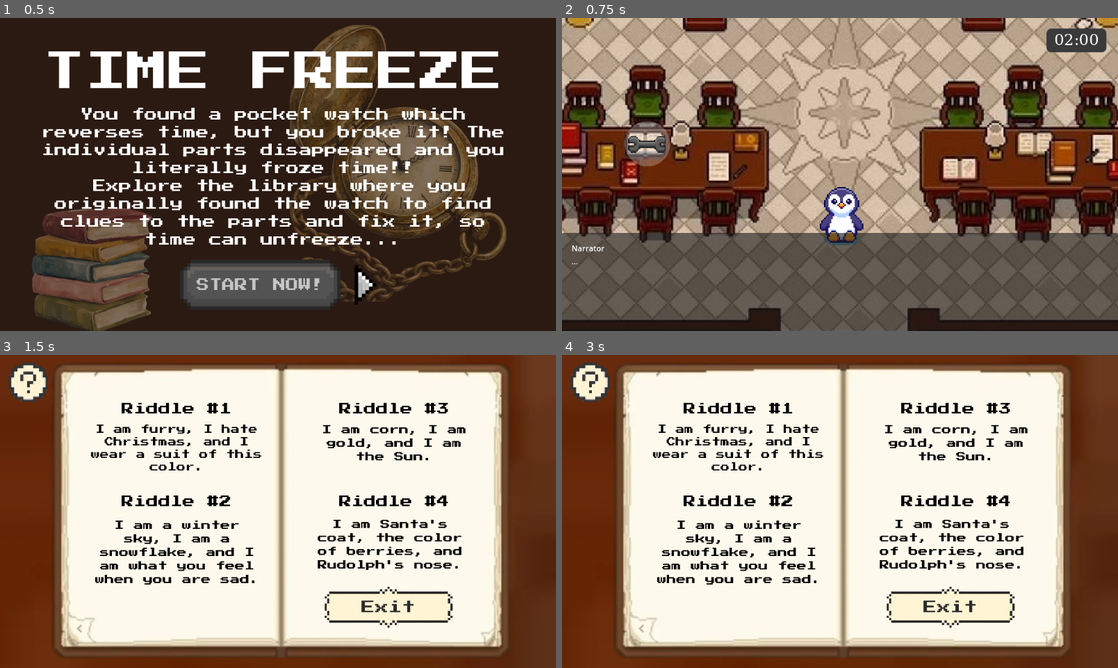
Above: before the commit, frames 1-4 (two rows, left to right).
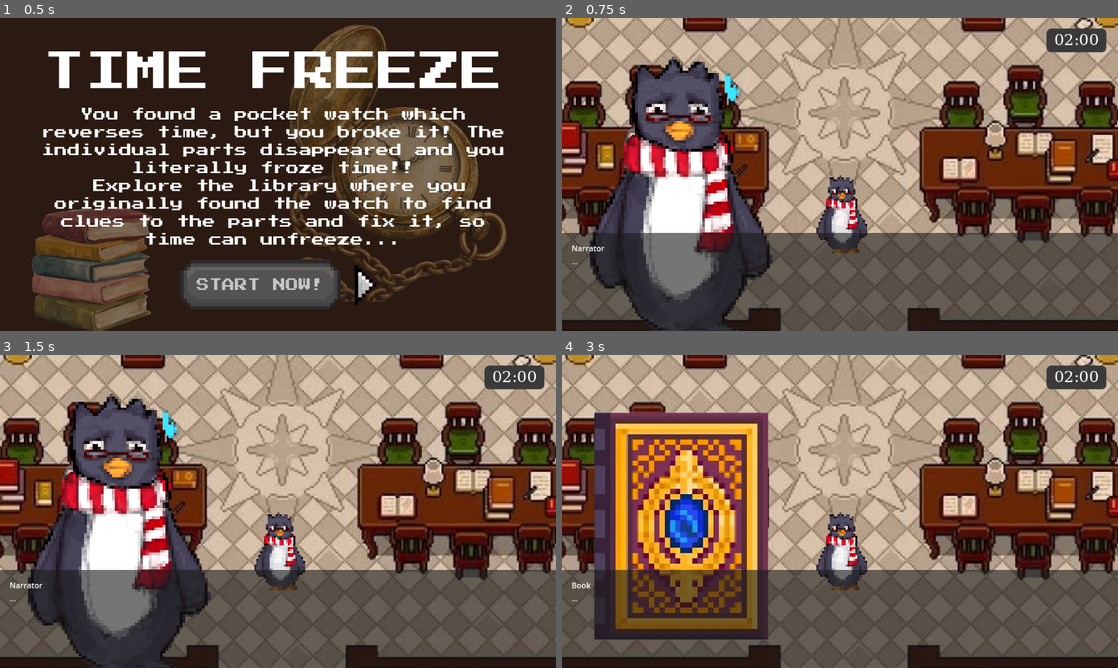
Above: after the commit, the same moments.

Repository: TanviMukka/freeze
Game: Godot game, scene res://start_screen.tscn
Same seed, same stepped clock (60 frames per second), same inputs: the game is played once before the commit and once after it.
Inputs (mouse positions are in pixels of both pictures, inside the frame that each line leads up to):
- Up to frame 1 (0.5 s): no input
- Up to frame 2 (0.75 s): click (817, 287) at 0.5 s
- Up to frame 3 (1.5 s): click (83, 486) at 1.25 s
- Up to frame 4 (3 s): click (589, 383) at 2.02 s; tap Enter at 2.75 s; hold Right (ui_right) from 2.78 s (still down); hold Space (advance_dialogue) from 2.78 s (still down)

Frame 1 is identical in both runs. In frame 2, 19% of the frame differs, in the area x 5-55%, y 12-100%; in frame 3, 95%; in frame 4, 97%, in the area x 0-100%, y 0-100%.

Commit message:
commit

Diff:
--- a/intro_dialogue.gd
+++ b/intro_dialogue.gd
@@ -2,8 +2,16 @@
 
 signal dialogue_finished
 
-@onready var name_label = $Panel/MarginContainer/VBoxContainer/NameLabel
-@onready var text_label = $Panel/MarginContainer/VBoxContainer/TextLabel
+@onready var name_label = %NameLabel
+@onready var text_label = %TextLabel
+# Update this path to match where your TextureRect is in your Scene tree
+@onready var portrait_rect = %TextureRect
+
+# Map character names to their portrait images (replace with your actual file paths)
+var character_portraits = {
+	"Narrator": preload("res://pixel_art_large.png"),
+	"Book": preload("res://pixelBook.png")
+}
 
 var dialogue_lines = [
 	{"name": "Narrator", "text": "..."},
@@ -18,8 +26,17 @@
 
 func show_line():
 	if current_index < dialogue_lines.size():
-		name_label.text = dialogue_lines[current_index]["name"]
+		var current_name = dialogue_lines[current_index]["name"]
+		name_label.text = current_name
 		text_label.text = dialogue_lines[current_index]["text"]
+
+		# Swap the TextureRect based on who is speaking
+		if character_portraits.has(current_name):
+			portrait_rect.texture = character_portraits[current_name]
+			portrait_rect.visible = true
+		else:
+			# Hide the portrait if the speaker doesn't have one
+			portrait_rect.visible = false
 	else:
 		GlobalTimer.start_timer()
 		dialogue_finished.emit()
@@ -30,6 +47,3 @@
 		current_index += 1
 		show_line()
 		get_viewport().set_input_as_handled()
-
-func _process(delta: float) -> void:
-	pass
--- a/intro_dialogue.tscn
+++ b/intro_dialogue.tscn
@@ -1,15 +1,22 @@
-[gd_scene format=3 uid="uid://cbae7f27scai8"]
+[gd_scene load_steps=3 format=3 uid="uid://cbae7f27scai8"]
 
 [ext_resource type="Script" uid="uid://dxvupag41tmxn" path="res://intro_dialogue.gd" id="1_k230n"]
+[ext_resource type="Texture2D" uid="uid://dqra3qw2j7br6" path="res://pixel_art_large.png" id="2_3l2va"]
 
-[node name="CanvasLayer" type="CanvasLayer" unique_id=104346227]
+[node name="CanvasLayer" type="CanvasLayer"]
 script = ExtResource("1_k230n")
 
-[node name="TextureRect" type="TextureRect" parent="." unique_id=127026585]
-offset_right = 40.0
-offset_bottom = 40.0
+[node name="TextureRect" type="TextureRect" parent="."]
+unique_name_in_owner = true
+offset_left = 30.0
+offset_top = 51.0
+offset_right = 464.0
+offset_bottom = 658.0
+texture = ExtResource("2_3l2va")
+expand_mode = 1
+stretch_mode = 6
 
-[node name="Panel" type="Panel" parent="." unique_id=1041705741]
+[node name="Panel" type="Panel" parent="."]
 anchors_preset = 12
 anchor_top = 1.0
 anchor_right = 1.0
@@ -19,7 +26,7 @@
 grow_vertical = 0
 metadata/_edit_group_ = true
 
-[node name="MarginContainer" type="MarginContainer" parent="Panel" unique_id=810211576]
+[node name="MarginContainer" type="MarginContainer" parent="Panel"]
 layout_mode = 0
 offset_right = 1148.0
 offset_bottom = 198.0
@@ -28,12 +35,14 @@
 theme_override_constants/margin_right = 20
 theme_override_constants/margin_bottom = 20
 
-[node name="VBoxContainer" type="VBoxContainer" parent="Panel/MarginContainer" unique_id=1159721735]
+[node name="VBoxContainer" type="VBoxContainer" parent="Panel/MarginContainer"]
 layout_mode = 2
 
-[node name="NameLabel" type="Label" parent="Panel/MarginContainer/VBoxContainer" unique_id=1691782189]
+[node name="NameLabel" type="Label" parent="Panel/MarginContainer/VBoxContainer"]
+unique_name_in_owner = true
 layout_mode = 2
 
-[node name="TextLabel" type="RichTextLabel" parent="Panel/MarginContainer/VBoxContainer" unique_id=921349970]
+[node name="TextLabel" type="RichTextLabel" parent="Panel/MarginContainer/VBoxContainer"]
+unique_name_in_owner = true
 layout_mode = 2
 size_flags_vertical = 3
--- a/main.tscn
+++ b/main.tscn
@@ -1,18 +1,18 @@
-[gd_scene format=3 uid="uid://dn5d0yebr6irv"]
+[gd_scene load_steps=54 format=3 uid="uid://dn5d0yebr6irv"]
 
 [ext_resource type="Script" uid="uid://6vgjwpounkwo" path="res://player.gd" id="1_0xm2m"]
 [ext_resource type="Script" uid="uid://c0f81h0cxb0n3" path="res://timer.gd" id="1_5vw27"]
 [ext_resource type="Texture2D" uid="uid://c07ehbv7pxfc0" path="res://background_3.jpg" id="1_272bh"]
 [ext_resource type="Texture2D" uid="uid://bht0e4rpusell" path="res://background_2.png" id="1_yaehf"]
-[ext_resource type="Texture2D" uid="uid://61gd5mvscq0r" path="res://sprite_image.png" id="2_h2yge"]
+[ext_resource type="Texture2D" uid="uid://bk7cj2ntgusjr" path="res://sprite.png" id="4_ycdy4"]
 [ext_resource type="Texture2D" uid="uid://ctbbegqdadrdk" path="res://Screenshot 2026-11-22 103056.png" id="5_ycdy4"]
 [ext_resource type="Texture2D" uid="uid://dbbq2pl6mmvf8" path="res://fridge_button.png" id="6_7mycd"]
 [ext_resource type="Texture2D" uid="uid://0whtge4ac2u7" path="res://bucket_button.png" id="7_5vw27"]
 [ext_resource type="Texture2D" uid="uid://cmbwd7n6lvthg" path="res://desk_button.png" id="7_272bh"]
-[ext_resource type="Script" uid="uid://bl2m26faj3xyt" path="res://book_1.gd" id="9_4c57u"]
-[ext_resource type="Script" uid="uid://busdgn5taue22" path="res://book_2.gd" id="10_efxa6"]
-[ext_resource type="Script" uid="uid://brtt5n2w5swca" path="res://book_3.gd" id="11_dg77c"]
-[ext_resource type="Script" uid="uid://bykkk8t8jxxdw" path="res://book_4.gd" id="12_ycdy4"]
+[ext_resource type="Script" path="res://book_1.gd" id="9_4c57u"]
+[ext_resource type="Script" path="res://book_2.gd" id="10_efxa6"]
+[ext_resource type="Script" path="res://book_3.gd" id="11_dg77c"]
+[ext_resource type="Script" path="res://book_4.gd" id="12_ycdy4"]
 [ext_resource type="Texture2D" uid="uid://bj18an3cvyk5k" path="res://book_1.png" id="13_w48qg"]
 [ext_resource type="Texture2D" uid="uid://ca81con1cn2b0" path="res://book_2.png" id="14_2cqfq"]
 [ext_resource type="Texture2D" uid="uid://cg0yscyicneyf" path="res://book_3.png" id="15_yaehf"]
@@ -35,15 +35,6 @@
 subpixel_positioning = 0
 msdf_pixel_range = 14
 msdf_size = 128
-cache/0/variation_coordinates = {}
-cache/0/face_index = 0
-cache/0/embolden = 0.0
-cache/0/transform = Transform2D(1, 0, 0, 1, 0, 0)
-cache/0/spacing_top = 0
-cache/0/spacing_bottom = 0
-cache/0/spacing_space = 0
-cache/0/spacing_glyph = 0
-cache/0/baseline_offset = 0.0
 cache/0/16/0/ascent = 0.0
 cache/0/16/0/descent = 0.0
 cache/0/16/0/underline_position = 0.0
@@ -154,19 +145,19 @@
 [sub_resource type="RectangleShape2D" id="RectangleShape2D_xg56f"]
 size = Vector2(45, 54)
 
-[node name="Node2D2" type="Node2D" unique_id=1966618064]
+[node name="Node2D2" type="Node2D"]
 position = Vector2(-336, -345)
 script = SubResource("GDScript_w48qg")
 
-[node name="Background2" type="Sprite2D" parent="." unique_id=1868931059]
+[node name="Background2" type="Sprite2D" parent="."]
 position = Vector2(916, 735.00006)
 scale = Vector2(1, 1.3556231)
 texture = ExtResource("1_yaehf")
 
-[node name="Timer" type="CanvasLayer" parent="." unique_id=130916473]
+[node name="Timer" type="CanvasLayer" parent="."]
 script = ExtResource("1_5vw27")
 
-[node name="TimerPanel" type="PanelContainer" parent="Timer" unique_id=91117561]
+[node name="TimerPanel" type="PanelContainer" parent="Timer"]
 anchors_preset = 1
 anchor_left = 1.0
 anchor_right = 1.0
@@ -177,35 +168,35 @@
 grow_horizontal = 0
 theme_override_styles/panel = SubResource("StyleBoxFlat_5vw27")
 
-[node name="TimerLabel" type="Label" parent="Timer/TimerPanel" unique_id=347579696]
+[node name="TimerLabel" type="Label" parent="Timer/TimerPanel"]
 layout_mode = 2
 theme_override_fonts/font = SubResource("FontFile_kek77")
 theme_override_font_sizes/font_size = 32
 
-[node name="Background" type="Sprite2D" parent="." unique_id=678482466]
+[node name="Background" type="Sprite2D" parent="."]
 position = Vector2(931, 737)
 texture = ExtResource("1_272bh")
 
-[node name="Player" type="CharacterBody2D" parent="." unique_id=451336804]
+[node name="Player" type="CharacterBody2D" parent="."]
 position = Vector2(897, 897.00006)
 scale = Vector2(0.7, 0.7)
 script = ExtResource("1_0xm2m")
 
-[node name="Camera2D" type="Camera2D" parent="Player" unique_id=1970731348]
+[node name="Camera2D" type="Camera2D" parent="Player"]
 position = Vector2(42, 13)
 zoom = Vector2(2.5, 2.5)
 
-[node name="Sprite2D" type="Sprite2D" parent="Player" unique_id=593810237]
+[node name="Sprite2D" type="Sprite2D" parent="Player"]
 position = Vector2(44, 60)
-scale = Vector2(0.2, 0.2)
-texture = ExtResource("2_h2yge")
-
-[node name="CollisionShape2D" type="CollisionShape2D" parent="Player" unique_id=2103897172]
+scale = Vector2(2.3, 2.3)
+texture = ExtResource("4_ycdy4")
+
+[node name="CollisionShape2D" type="CollisionShape2D" parent="Player"]
 visible = false
 position = Vector2(45, 61)
 shape = SubResource("RectangleShape2D_imckf")
 
-[node name="SafeButton" type="TextureButton" parent="." unique_id=693808605]
+[node name="SafeButton" type="TextureButton" parent="."]
 offset_left = 755.0
 offset_top = 487.0
 offset_right = 986.0
@@ -213,7 +204,7 @@
 scale = Vector2(0.05, 0.05)
 texture_normal = ExtResource("5_ycdy4")
 
-[node name="RiddleBook" type="TextureButton" parent="." unique_id=1459673617]
+[node name="RiddleBook" type="TextureButton" parent="."]
 offset_left = 729.0
 offset_top = 849.0
 offset_right = 1469.0
@@ -221,7 +212,7 @@
 scale = Vector2(0.1, 0.1)
 texture_normal = ExtResource("7_272bh")
 
-[node name="DeskButton" type="TextureButton" parent="." unique_id=1994265637]
+[node name="DeskButton" type="TextureButton" parent="."]
 offset_left = 900.0
 offset_top = 645.0
 offset_right = 1640.0
@@ -229,7 +220,7 @@
 scale = Vector2(0.08, 0.08)
 texture_normal = ExtResource("7_272bh")
 
-[node name="FridgeButton" type="TextureButton" parent="." unique_id=713498793]
+[node name="FridgeButton" type="TextureButton" parent="."]
 visible = false
 offset_left = 1186.0
 offset_top = 766.0
@@ -238,7 +229,7 @@
 scale = Vector2(0.5, 0.5)
 texture_normal = ExtResource("6_7mycd")
 
-[node name="BucketButton" type="TextureButton" parent="." unique_id=1744047105]
+[node name="BucketButton" type="TextureButton" parent="."]
 visible = false
 offset_left = 1132.0
 offset_top = 473.99997
@@ -247,167 +238,167 @@
 scale = Vector2(0.8, 0.8)
 texture_normal = ExtResource("7_5vw27")
 
-[node name="StaticBody2D" type="StaticBody2D" parent="." unique_id=1083514394]
+[node name="StaticBody2D" type="StaticBody2D" parent="."]
 visible = false
 position = Vector2(205, 778)
 
-[node name="CollisionShape2D" type="CollisionShape2D" parent="StaticBody2D" unique_id=1037300250]
+[node name="CollisionShape2D" type="CollisionShape2D" parent="StaticBody2D"]
 position = Vector2(726, 251)
 shape = SubResource("RectangleShape2D_hmxci")
 
-[node name="CollisionShape2D2" type="CollisionShape2D" parent="StaticBody2D" unique_id=647849987]
+[node name="CollisionShape2D2" type="CollisionShape2D" parent="StaticBody2D"]
 position = Vector2(821, -286)
 shape = SubResource("RectangleShape2D_v1t7b")
 
-[node name="CollisionShape2D3" type="CollisionShape2D" parent="StaticBody2D" unique_id=1845395848]
+[node name="CollisionShape2D3" type="CollisionShape2D" parent="StaticBody2D"]
 position = Vector2(430.5, -291)
 shape = SubResource("RectangleShape2D_4c57u")
 
-[node name="CollisionShape2D4" type="CollisionShape2D" parent="StaticBody2D" unique_id=1511267954]
+[node name="CollisionShape2D4" type="CollisionShape2D" parent="StaticBody2D"]
 position = Vector2(524.25, -306)
 shape = SubResource("RectangleShape2D_q1vgj")
 
-[node name="CollisionShape2D5" type="CollisionShape2D" parent="StaticBody2D" unique_id=1359529132]
+[node name="CollisionShape2D5" type="CollisionShape2D" parent="StaticBody2D"]
 position = Vector2(395.5, -88.5)
 shape = SubResource("RectangleShape2D_kt5io")
 
-[node name="CollisionShape2D6" type="CollisionShape2D" parent="StaticBody2D" unique_id=2031016505]
+[node name="CollisionShape2D6" type="CollisionShape2D" parent="StaticBody2D"]
 position = Vector2(378, -213)
 shape = SubResource("RectangleShape2D_bohkw")
 
-[node name="CollisionShape2D7" type="CollisionShape2D" parent="StaticBody2D" unique_id=646535682]
+[node name="CollisionShape2D7" type="CollisionShape2D" parent="StaticBody2D"]
 position = Vector2(393, 177.75)
 shape = SubResource("RectangleShape2D_np3j1")
 
-[node name="CollisionShape2D8" type="CollisionShape2D" parent="StaticBody2D" unique_id=725772746]
+[node name="CollisionShape2D8" type="CollisionShape2D" parent="StaticBody2D"]
 position = Vector2(377.75, 58.25)
 shape = SubResource("RectangleShape2D_bp2ka")
 
-[node name="CollisionShape2D9" type="CollisionShape2D" parent="StaticBody2D" unique_id=608455698]
+[node name="CollisionShape2D9" type="CollisionShape2D" parent="StaticBody2D"]
 position = Vector2(432.25, 220)
 shape = SubResource("RectangleShape2D_qshme")
 
-[node name="CollisionShape2D10" type="CollisionShape2D" parent="StaticBody2D" unique_id=560227696]
+[node name="CollisionShape2D10" type="CollisionShape2D" parent="StaticBody2D"]
 position = Vector2(1035.8125, 220)
 shape = SubResource("RectangleShape2D_yknng")
 
-[node name="CollisionShape2D11" type="CollisionShape2D" parent="StaticBody2D" unique_id=409113897]
+[node name="CollisionShape2D11" type="CollisionShape2D" parent="StaticBody2D"]
 position = Vector2(1056.5, 153)
 shape = SubResource("RectangleShape2D_2ll1n")
 
-[node name="CollisionShape2D12" type="CollisionShape2D" parent="StaticBody2D" unique_id=1607630878]
+[node name="CollisionShape2D12" type="CollisionShape2D" parent="StaticBody2D"]
 position = Vector2(1070.75, -62)
 shape = SubResource("RectangleShape2D_3asai")
 
-[node name="CollisionShape2D13" type="CollisionShape2D" parent="StaticBody2D" unique_id=967072817]
+[node name="CollisionShape2D13" type="CollisionShape2D" parent="StaticBody2D"]
 position = Vector2(1049.5, -53.75)
 shape = SubResource("RectangleShape2D_0iuut")
 
-[node name="CollisionShape2D14" type="CollisionShape2D" parent="StaticBody2D" unique_id=1208857839]
+[node name="CollisionShape2D14" type="CollisionShape2D" parent="StaticBody2D"]
 position = Vector2(552.25, -81.25)
 shape = SubResource("RectangleShape2D_5c4dk")
 
-[node name="CollisionShape2D15" type="CollisionShape2D" parent="StaticBody2D" unique_id=1131431611]
+[node name="CollisionShape2D15" type="CollisionShape2D" parent="StaticBody2D"]
 position = Vector2(497.90625, -32.625)
 shape = SubResource("RectangleShape2D_d02fq")
 
-[node name="CollisionShape2D16" type="CollisionShape2D" parent="StaticBody2D" unique_id=1131734256]
+[node name="CollisionShape2D16" type="CollisionShape2D" parent="StaticBody2D"]
 position = Vector2(548.5, -134.75)
 shape = SubResource("RectangleShape2D_en3dd")
 
-[node name="CollisionShape2D17" type="CollisionShape2D" parent="StaticBody2D" unique_id=837168291]
+[node name="CollisionShape2D17" type="CollisionShape2D" parent="StaticBody2D"]
 position = Vector2(609, -36)
 shape = SubResource("RectangleShape2D_3xecy")
 
-[node name="CollisionShape2D18" type="CollisionShape2D" parent="StaticBody2D" unique_id=1023863493]
+[node name="CollisionShape2D18" type="CollisionShape2D" parent="StaticBody2D"]
 position = Vector2(897.25, -82)
 shape = SubResource("RectangleShape2D_47f7k")
 
-[node name="CollisionShape2D19" type="CollisionShape2D" parent="StaticBody2D" unique_id=796459623]
+[node name="CollisionShape2D19" type="CollisionShape2D" parent="StaticBody2D"]
 position = Vector2(841.5, -38)
 shape = SubResource("RectangleShape2D_e1jri")
 
-[node name="CollisionShape2D20" type="CollisionShape2D" parent="StaticBody2D" unique_id=588007949]
+[node name="CollisionShape2D20" type="CollisionShape2D" parent="StaticBody2D"]
 position = Vector2(950, -36.25)
 shape = SubResource("RectangleShape2D_n68bw")
 
-[node name="CollisionShape2D21" type="CollisionShape2D" parent="StaticBody2D" unique_id=2056202590]
+[node name="CollisionShape2D21" type="CollisionShape2D" parent="StaticBody2D"]
 position = Vector2(902, -135.5)
 shape = SubResource("RectangleShape2D_0q5yt")
 
-[node name="CollisionShape2D22" type="CollisionShape2D" parent="StaticBody2D" unique_id=1545067276]
+[node name="CollisionShape2D22" type="CollisionShape2D" parent="StaticBody2D"]
 position = Vector2(726, -135)
 shape = SubResource("RectangleShape2D_2ybw7")
 
-[node name="CollisionShape2D23" type="CollisionShape2D" parent="StaticBody2D" unique_id=86035847]
+[node name="CollisionShape2D23" type="CollisionShape2D" parent="StaticBody2D"]
 position = Vector2(724.5, -84.5)
 shape = SubResource("RectangleShape2D_kaimk")
 
-[node name="CollisionShape2D24" type="CollisionShape2D" parent="StaticBody2D" unique_id=559675779]
+[node name="CollisionShape2D24" type="CollisionShape2D" parent="StaticBody2D"]
 position = Vector2(570, 114.5)
 shape = SubResource("RectangleShape2D_4t0fq")
 
-[node name="CollisionShape2D25" type="CollisionShape2D" parent="StaticBody2D" unique_id=1149959388]
+[node name="CollisionShape2D25" type="CollisionShape2D" parent="StaticBody2D"]
 position = Vector2(508.625, 73)
 shape = SubResource("RectangleShape2D_iqd64")
 
-[node name="CollisionShape2D26" type="CollisionShape2D" parent="StaticBody2D" unique_id=2101238070]
+[node name="CollisionShape2D26" type="CollisionShape2D" parent="StaticBody2D"]
 position = Vector2(563, 65.1875)
 shape = SubResource("RectangleShape2D_fn07s")
 
-[node name="CollisionShape2D27" type="CollisionShape2D" parent="StaticBody2D" unique_id=291198171]
+[node name="CollisionShape2D27" type="CollisionShape2D" parent="StaticBody2D"]
 position = Vector2(620, 70.5)
 shape = SubResource("RectangleShape2D_xjguw")
 
-[node name="CollisionShape2D28" type="CollisionShape2D" parent="StaticBody2D" unique_id=1743651193]
+[node name="CollisionShape2D28" type="CollisionShape2D" parent="StaticBody2D"]
 position = Vector2(519, 153.5)
 shape = SubResource("RectangleShape2D_xxohg")
 
-[node name="CollisionShape2D29" type="CollisionShape2D" parent="StaticBody2D" unique_id=1167487099]
+[node name="CollisionShape2D29" type="CollisionShape2D" parent="StaticBody2D"]
 position = Vector2(568, 153.5)
 shape = SubResource("RectangleShape2D_rp2pi")
 
-[node name="CollisionShape2D30" type="CollisionShape2D" parent="StaticBody2D" unique_id=1208473785]
+[node name="CollisionShape2D30" type="CollisionShape2D" parent="StaticBody2D"]
 position = Vector2(621, 152.25)
 shape = SubResource("RectangleShape2D_fbw3r")
 
-[node name="CollisionShape2D31" type="CollisionShape2D" parent="StaticBody2D" unique_id=1863489230]
+[node name="CollisionShape2D31" type="CollisionShape2D" parent="StaticBody2D"]
 position = Vector2(625, -130.25)
 shape = SubResource("RectangleShape2D_p25vw")
 
-[node name="CollisionShape2D32" type="CollisionShape2D" parent="StaticBody2D" unique_id=978465928]
+[node name="CollisionShape2D32" type="CollisionShape2D" parent="StaticBody2D"]
 position = Vector2(827.5, -131)
 shape = SubResource("RectangleShape2D_xg56f")
 
-[node name="CollisionShape2D33" type="CollisionShape2D" parent="StaticBody2D" unique_id=1027445856]
+[node name="CollisionShape2D33" type="CollisionShape2D" parent="StaticBody2D"]
 position = Vector2(881, 114)
 shape = SubResource("RectangleShape2D_4t0fq")
 
-[node name="CollisionShape2D34" type="CollisionShape2D" parent="StaticBody2D" unique_id=1456247768]
+[node name="CollisionShape2D34" type="CollisionShape2D" parent="StaticBody2D"]
 position = Vector2(822, 74)
 shape = SubResource("RectangleShape2D_iqd64")
 
-[node name="CollisionShape2D35" type="CollisionShape2D" parent="StaticBody2D" unique_id=45538694]
+[node name="CollisionShape2D35" type="CollisionShape2D" parent="StaticBody2D"]
 position = Vector2(875, 65)
 shape = SubResource("RectangleShape2D_fn07s")
 
-[node name="CollisionShape2D36" type="CollisionShape2D" parent="StaticBody2D" unique_id=475053204]
+[node name="CollisionShape2D36" type="CollisionShape2D" parent="StaticBody2D"]
 position = Vector2(933, 72)
 shape = SubResource("RectangleShape2D_xjguw")
 
-[node name="CollisionShape2D37" type="CollisionShape2D" parent="StaticBody2D" unique_id=142204221]
+[node name="CollisionShape2D37" type="CollisionShape2D" parent="StaticBody2D"]
 position = Vector2(832, 152)
 shape = SubResource("RectangleShape2D_rp2pi")
 
-[node name="CollisionShape2D38" type="CollisionShape2D" parent="StaticBody2D" unique_id=48321650]
+[node name="CollisionShape2D38" type="CollisionShape2D" parent="StaticBody2D"]
 position = Vector2(883, 154)
 shape = SubResource("RectangleShape2D_xxohg")
 
-[node name="CollisionShape2D39" type="CollisionShape2D" parent="StaticBody2D" unique_id=1097613657]
+[node name="CollisionShape2D39" type="CollisionShape2D" parent="StaticBody2D"]
 position = Vector2(934, 153)
 shape = SubResource("RectangleShape2D_fbw3r")
 
-[node name="Book1" type="Button" parent="." unique_id=2004300029]
+[node name="Book1" type="Button" parent="."]
 self_modulate = Color(0.95686275, 0.95686275, 0.95686275, 0)
 offset_left = 774.0
 offset_top = 733.0
@@ -415,7 +406,7 @@
 offset_bottom = 750.0
 script = ExtResource("9_4c57u")
 
-[node name="Book2" type="Button" parent="." unique_id=321055212]
+[node name="Book2" type="Button" parent="."]
 self_modulate = Color(1, 1, 1, 0)
 offset_left = 637.0
 offset_top = 974.0
@@ -423,7 +414,7 @@
 offset_bottom = 1000.0
 script = ExtResource("10_efxa6")
 
-[node name="Book3" type="Button" parent="." unique_id=1921298487]
+[node name="Book3" type="Button" parent="."]
 self_modulate = Color(1, 1, 1, 0)
 offset_left = 1247.0
 offset_top = 885.0
@@ -431,7 +422,7 @@
 offset_bottom = 903.0
 script = ExtResource("11_dg77c")
 
-[node name="Book4" type="Button" parent="." unique_id=1832554956]
+[node name="Book4" type="Button" parent="."]
 self_modulate = Color(1, 1, 1, 0)
 offset_left = 1115.0
 offset_top = 501.0
@@ -439,25 +430,25 @@
 offset_bottom = 518.0
 script = ExtResource("12_ycdy4")
 
-[node name="Book1Number" type="Sprite2D" parent="." unique_id=1065681918]
+[node name="Book1Number" type="Sprite2D" parent="."]
 visible = false
 position = Vector2(778, 712)
 scale = Vector2(0.05, 0.05)
 texture = ExtResource("13_w48qg")
 
-[node name="Book2Number" type="Sprite2D" parent="." unique_id=1926796569]
+[node name="Book2Number" type="Sprite2D" parent="."]
 visible = false
 position = Vector2(600, 950)
 scale = Vector2(0.05, 0.05)
 texture = ExtResource("14_2cqfq")
 
-[node name="Book3Number" type="Sprite2D" parent="." unique_id=1766217410]
+[node name="Book3Number" type="Sprite2D" parent="."]
 visible = false
 position = Vector2(1259, 952)
 scale = Vector2(0.05, 0.05)
 texture = ExtResource("15_yaehf")
 
-[node name="Book4Number" type="Sprite2D" parent="." unique_id=1418147682]
+[node name="Book4Number" type="Sprite2D" parent="."]
 visible = false
 position = Vector2(1124, 477)
 scale = Vector2(0.05, 0.05)
Binary file added: keypad.png
Not shown, changed: keypad.png.import
Binary file added: pixelBook.png
Not shown, added: pixelBook.png.import
Binary file added: pixel_art_large.png
Not shown, added: pixel_art_large.png.import
Binary file added: sprite.png
Not shown, added: sprite.png.import
Binary file removed: sprite_image.png
